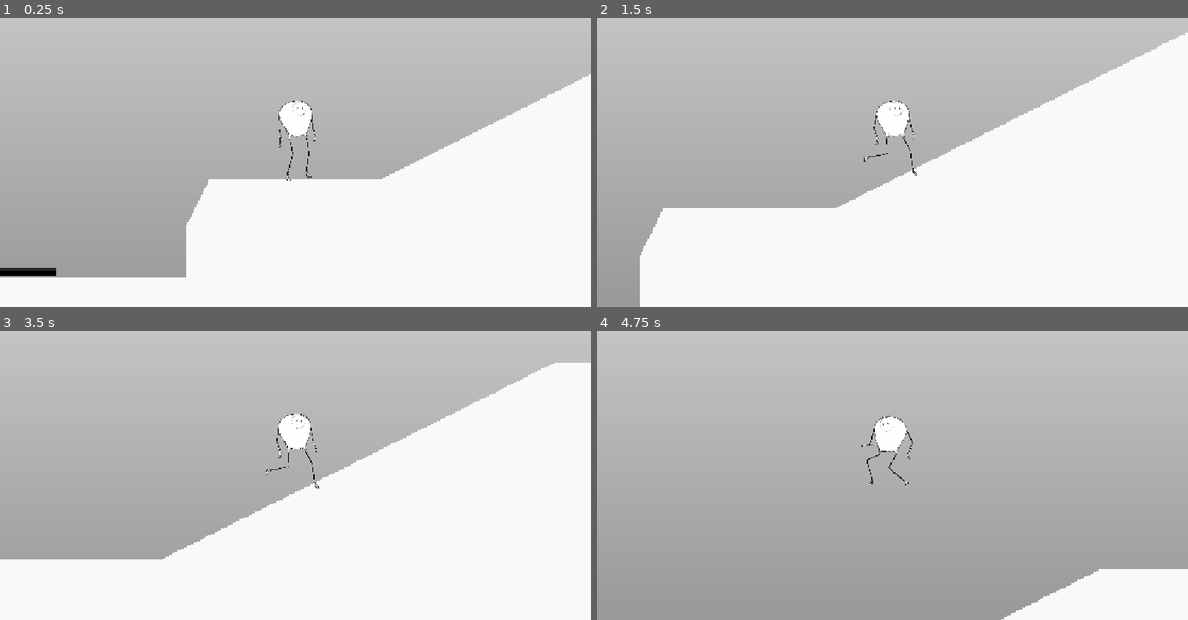
Above: before the commit, frames 1-4 (two rows, left to right).
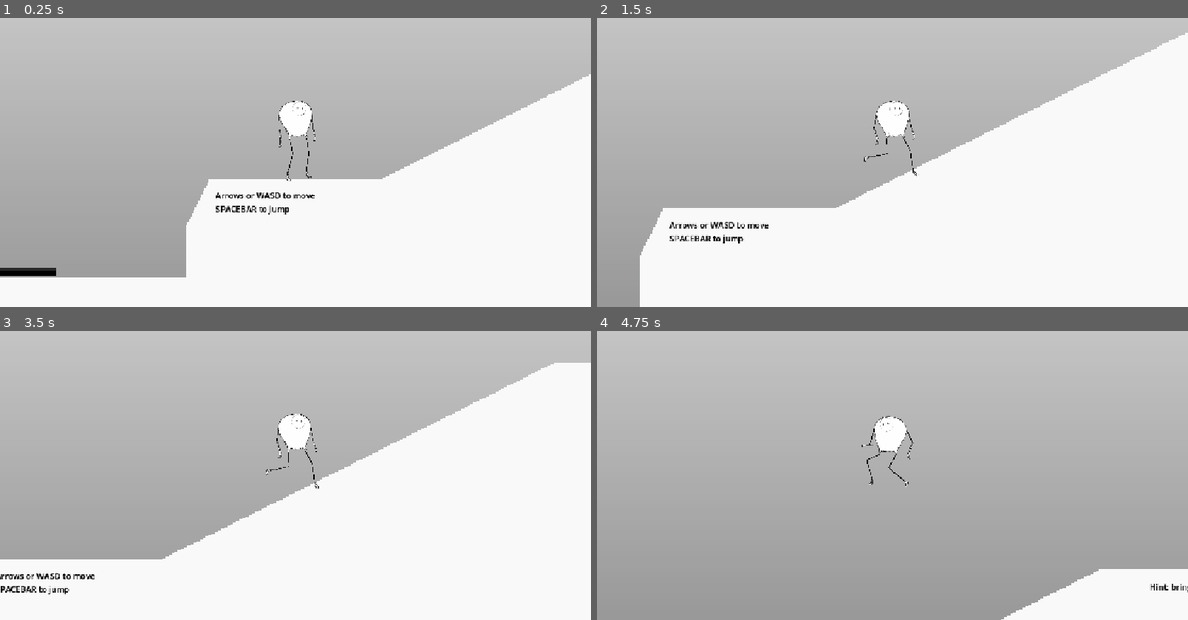
Above: after the commit, the same moments.

Repository: markguinn/wheel-of-worlds
Game: Godot game, scene res://stages/world0/world_0.tscn
The game is run twice, just before and just after one commit, with the same random seed, the same clock (stepped at 60 frames per second) and the same inputs. This scene is started directly instead of the project's main scene.
Inputs:
- Up to frame 1 (0.25 s): no input
- Up to frame 2 (1.5 s): tap Enter (interact) at 0.5, 1.35 s; hold Space (jump) 0.53-1.28 s; hold Right (right) from 0.53 s (still down)
- Up to frame 3 (3.5 s): tap Space (jump) at 1.52, 1.55, 1.82, 3.02, 3.05, 3.32 s; release Right (right) at 2.03 s; hold Left (left) 2.03-2.78 s; hold Space (jump) 2.03-2.78 s; tap 1 at 2.1 s; hold Right (right) from 2.78 s (still down); tap 2 at 2.85 s
- Up to frame 4 (4.75 s): hold Space (jump) 3.53-4.28 s; tap 3 at 3.6 s; release Right (right) at 4.28 s; hold Left (left) from 4.28 s (still down); tap 4 at 4.35 s; tap Space (jump) at 4.52, 4.55 s

The runs differ from the first frame. In frame 1, 0.4% of the frame differs, in the area x 36-54%, y 60-69%; in frame 2, 0.4%; in frame 3, 0.4%, in the area x 0-16%, y 83-92%; in frame 4, less than 0.1%.

Commit message:
six hints added to tutorial level

Diff:
--- a/props/plank/plank.tscn
+++ b/props/plank/plank.tscn
@@ -57,6 +57,6 @@
 offset_top = -128.0
 offset_right = 77.0
 offset_bottom = -105.0
-text = "...pick up?"
+text = "Press [X] to pick up!"
 script = ExtResource("3_w4302")
 metadata/_custom_type_script = "uid://carejsh7txaft"
--- a/stages/world0/world_0.tscn
+++ b/stages/world0/world_0.tscn
@@ -137,3 +137,46 @@
 [node name="FishMonster" parent="FishTerritory" unique_id=599123084 instance=ExtResource("10_xakyt")]
 position = Vector2(1192, -970)
 jump_y_max = 1790.0
+
+[node name="Tutorial - movement" type="Label" parent="." unique_id=664178008]
+offset_left = -230.0
+offset_top = 596.0
+offset_right = -36.0
+offset_bottom = 645.0
+text = "Arrows or WASD to move
+SPACEBAR to jump"
+
+[node name="Tutorial - push" type="Label" parent="." unique_id=312992981]
+offset_left = -1237.0
+offset_top = 592.0
+offset_right = -1043.0
+offset_bottom = 641.0
+text = "Push me..."
+
+[node name="Tutorial - hint 1" type="Label" parent="." unique_id=1155930642]
+offset_left = 956.0
+offset_top = 215.0
+offset_right = 1150.0
+offset_bottom = 264.0
+text = "Hint: bring a friend..."
+
+[node name="Tutorial - jump" type="Label" parent="." unique_id=634532999]
+offset_left = 1550.0
+offset_top = 295.0
+offset_right = 1744.0
+offset_bottom = 344.0
+text = "Danger! "
+
+[node name="Tutorial - hint 2" type="Label" parent="." unique_id=1377871802]
+offset_left = 4852.0
+offset_top = 916.0
+offset_right = 5046.0
+offset_bottom = 965.0
+text = "Up here!"
+
+[node name="Tutorial - goal" type="Label" parent="." unique_id=60848654]
+offset_left = 5579.0
+offset_top = 496.0
+offset_right = 5773.0
+offset_bottom = 545.0
+text = "You made it!"
